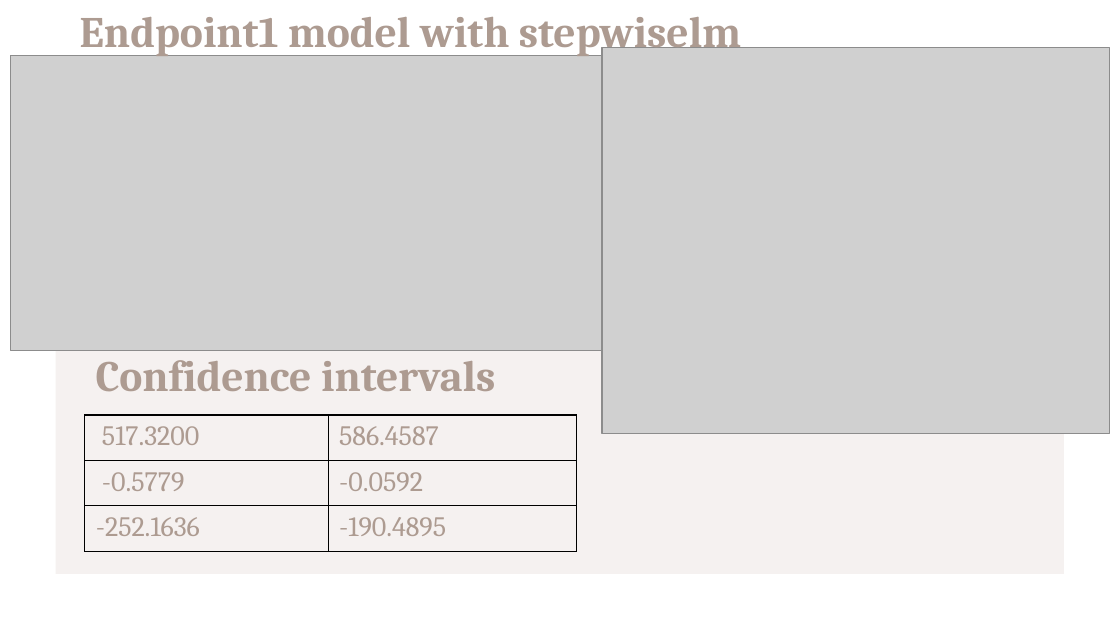
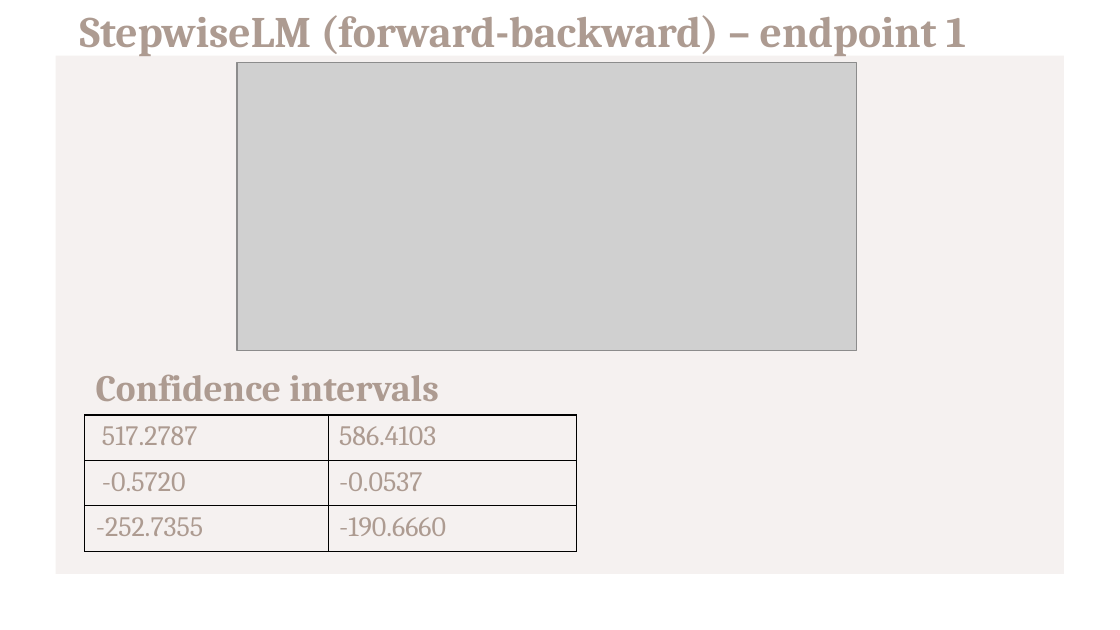
Before and after one commit to domenico-rgs/EFSA-Project, a slide deck: slide 13 of Presentation.pptx (slide 16 before the commit). Drawn at 1120x630 pixels with LibreOffice and Linux fonts; fonts in the diff are those of the drawing; grey boxes stand for pictures. Boxes give left, top, right and bottom in pixels: in the first picture for what was removed or moved away, otherwise in the second. Text is boxed around its words. In the diff, an @@ line names an element or a change of style, - is before the commit and + after.

Commit message:
changes to presentation

```diff
--- a/Presentation.pptx
+++ b/Presentation.pptx
@@ text at (80, 15, 966, 56): text changed @@
-Endpoint1 model with stepwiselm
+StepwiseLM (forward-backward) – endpoint 1
@@ picture removed at (10, 55, 613, 351) @@
@@ picture removed at (603, 48, 1110, 433) @@
@@ picture added at (237, 63, 857, 352) @@
@@ text "Confidence intervals": place and size @@
-text "Confidence intervals" at (96, 360, 495, 391)
+text "Confidence intervals" at (96, 374, 439, 401)
@@ text "Confidence intervals" at (96, 374, 439, 401): size 28 to 24 pt @@
@@ table at (85, 416, 577, 552) @@
-row 1, column 1: 517.3200
+row 1, column 1: 517.2787
-row 1, column 2: 586.4587
+row 1, column 2: 586.4103
-row 2, column 1: -0.5779
+row 2, column 1: -0.5720
-row 2, column 2: -0.0592
+row 2, column 2: -0.0537
-row 3, column 1: -252.1636
+row 3, column 1: -252.7355
-row 3, column 2: -190.4895
+row 3, column 2: -190.6660
```
Also in this commit, not shown: 15 other slides changed, 3 slides added.
